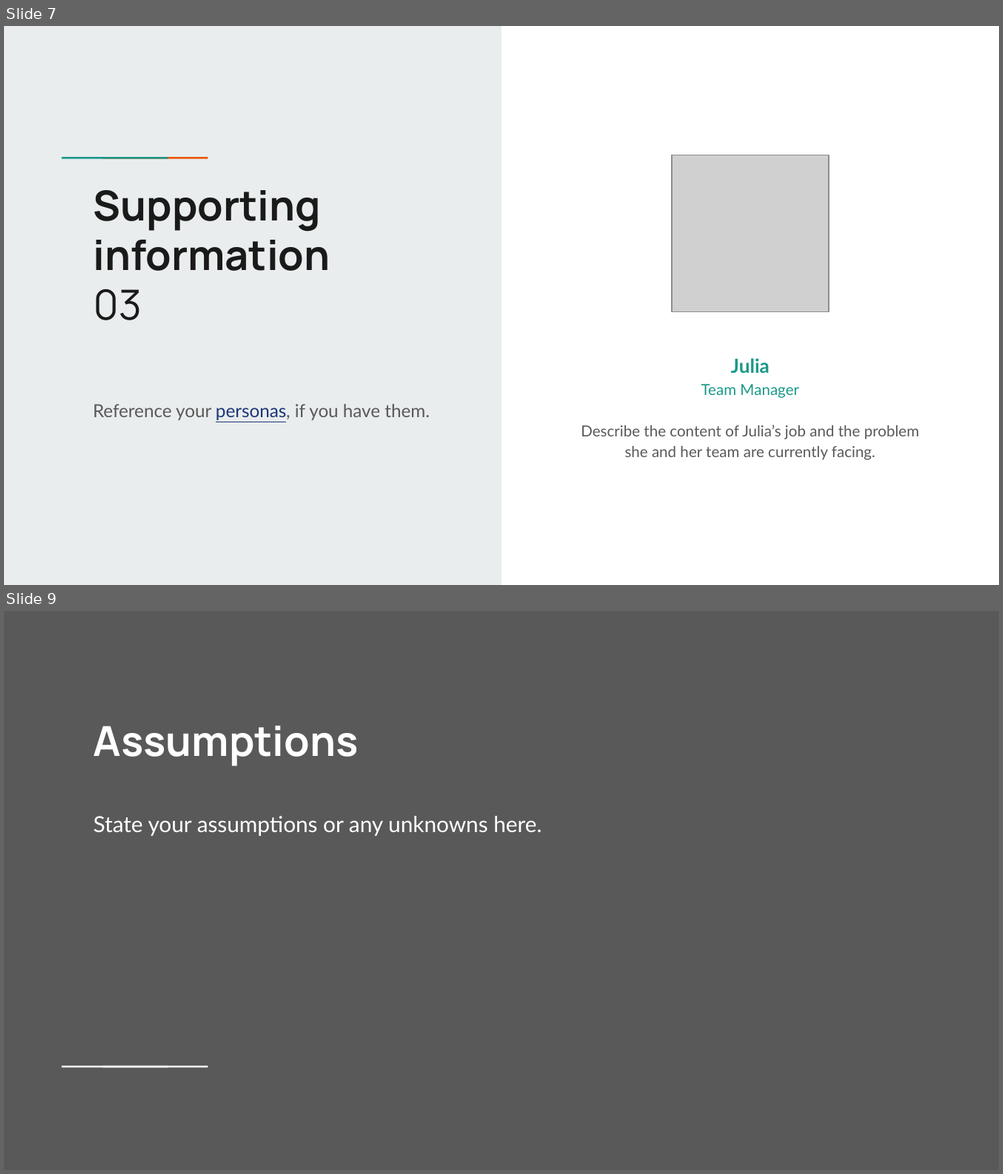
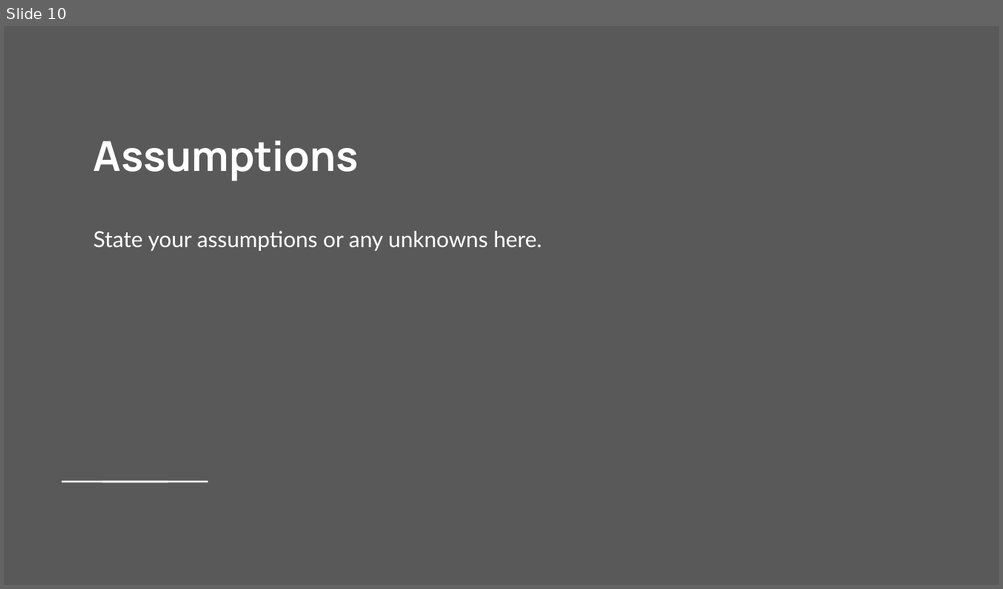
Before and after one commit to Jarney903/Red-ProjectHub, a slide deck: Presentation/Presentation1.pptx. Shown one above the other, each under a label of ours: slides 7 and 9 before the commit, slide 10 after it; the slides between them are not shown. The pictures are 1003x1174 and 1003x589 pixels, drawn with LibreOffice and Linux fonts; fonts in the diff are those of the drawing; grey boxes stand for pictures. Boxes give left, top, right and bottom in pixels: in the first picture for what was removed or moved away, otherwise in the second. Text is boxed around its words. In the diff, an @@ line names an element or a change of style, - is before the commit and + after.

```diff
--- a/Presentation/Presentation1.pptx
+++ b/Presentation/Presentation1.pptx
@@ slide 7 removed at (x1=4, y1=26, x2=999, y2=585), background #FFFFFF @@
@@ rectangle removed at (x1=4, y1=26, x2=501, y2=585) @@
@@ rectangle removed at (x1=94, y1=156, x2=135, y2=160) @@
@@ rectangle removed at (x1=134, y1=156, x2=175, y2=160) @@
@@ picture removed at (x1=671, y1=156, x2=828, y2=312) @@
@@ title removed at (x1=94, y1=190, x2=330, y2=321) @@
-Supporting information
-03
@@ text removed at (x1=731, y1=358, x2=769, y2=374) @@
-Julia
@@ text removed at (x1=701, y1=384, x2=799, y2=398) @@
-Team Manager
@@ subtitle removed at (x1=93, y1=404, x2=430, y2=420) @@
-Reference your personas, if you have them.
@@ text removed at (x1=580, y1=425, x2=919, y2=460) @@
-Describe the content of Julia’s job and the problem she and her team are currently facing.
@@ what was slide 9 is now slide 10 @@
```
Also in this commit, not shown: 6 slides added, 4 other slides removed.
